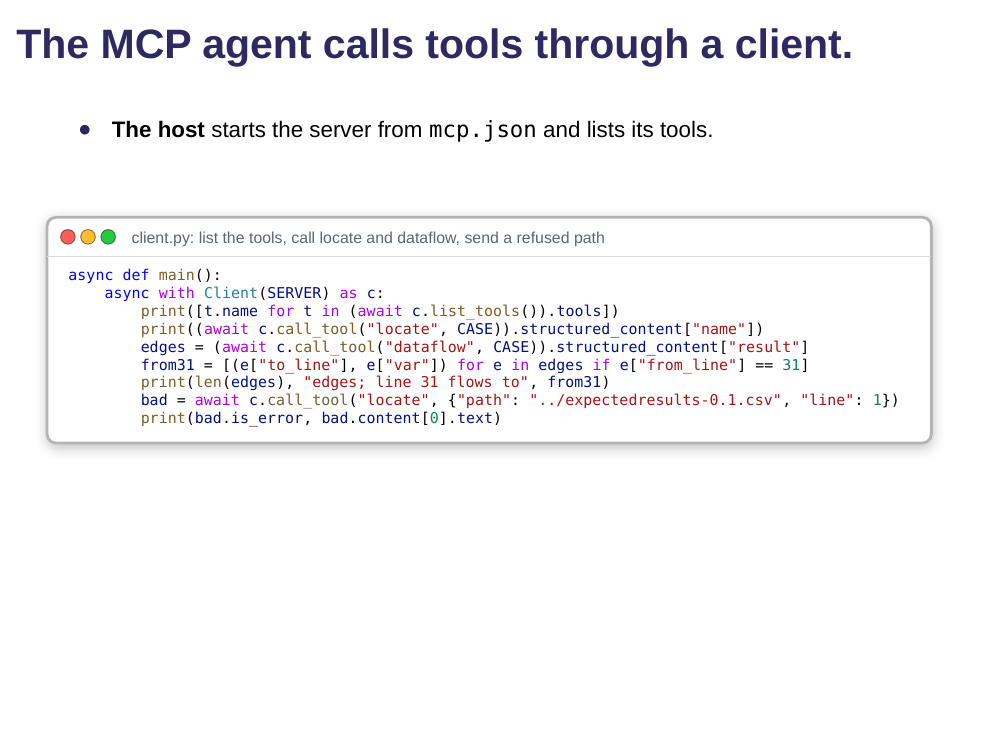
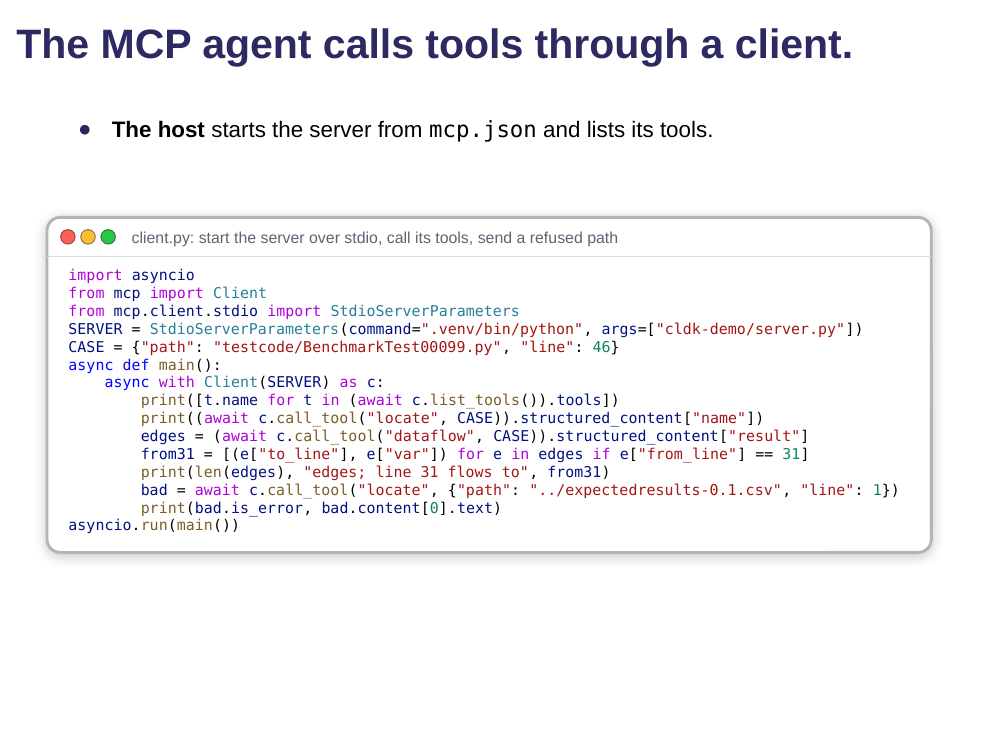
Before and after one commit to comse6998-019/lectures, a slide deck: slide 51 of lecture-6--2026-10-16/lecture6-hw2.pptx. Drawn at 1008x756 pixels with LibreOffice and Linux fonts; fonts in the diff are those of the drawing; background and template pictures are left out. Boxes give left, top, right and bottom in pixels: in the first picture for what was removed or moved away, otherwise in the second. Text is boxed around its words. In the diff, an @@ line names an element or a change of style, - is before the commit and + after.

Commit message:
Lecture 6: HW2 deck fix round 1: dispatcher and server both check a tool call, full client program, move 3 callers label corrected

```diff
--- a/lecture-6--2026-10-16/lecture6-hw2.pptx
+++ b/lecture-6--2026-10-16/lecture6-hw2.pptx
@@ rounded rectangle: place and size @@
-rounded rectangle at bbox=[47, 218, 931, 444]
+rounded rectangle at bbox=[47, 218, 931, 552]
@@ text at bbox=[132, 231, 618, 247]: text changed @@
-client.py: list the tools, call locate and dataflow, send a refused path
+client.py: start the server over stdio, call its tools, send a refused path
@@ text at bbox=[68, 268, 864, 355]: paragraphs added @@
+import asyncio
+from mcp import Client
+from mcp.client.stdio import StdioServerParameters
+SERVER = StdioServerParameters(command=".venv/bin/python", args=["cldk-demo/server.py"])
+CASE = {"path": "testcode/BenchmarkTest00099.py", "line": 46}
@@ text at bbox=[68, 518, 240, 533]: paragraph added @@
+asyncio.run(main())
```
Also in this commit, not shown: 11 other slides changed, 9 other files.
